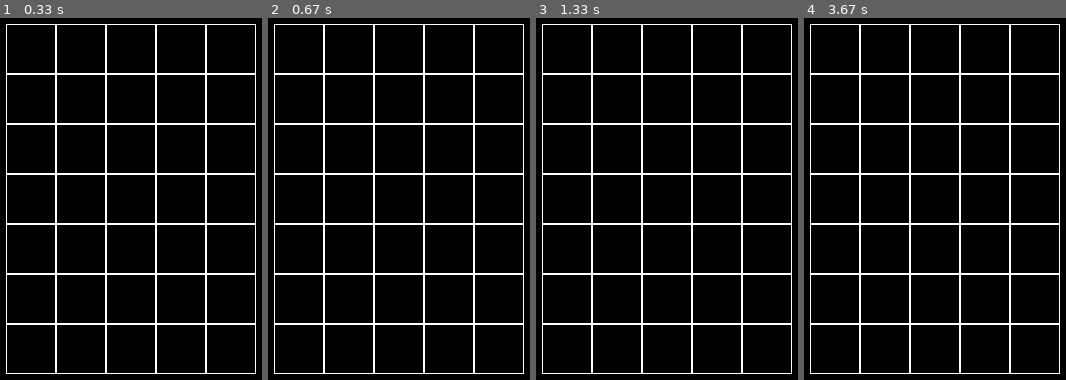
Above: before the commit, frames 1-4 (left to right).
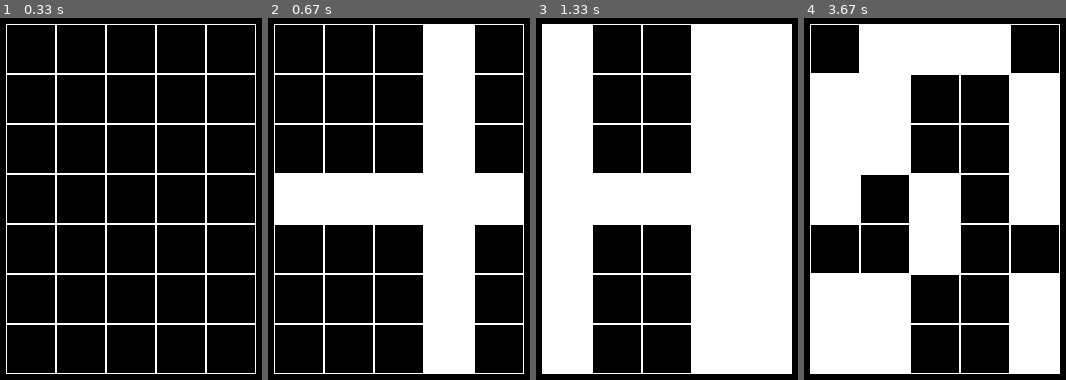
Above: after the commit, the same moments.

Repository: zinovieva-polina/yandex-liceum-irk_2020-2022
Game: pygame game, started from Roma/1.py
Two runs of this game, one before a commit and one after it. Both use one fixed random seed, a clock stepped at 60 frames per second and the inputs below.
Inputs (mouse positions are in pixels of both pictures, inside the frame that each line leads up to):
- Up to frame 1 (0.33 s): no input
- Up to frame 2 (0.67 s): click (425, 173) at 0.38 s
- Up to frame 3 (1.33 s): click (572, 177) at 0.72 s; click (750, 217) at 1.05 s
- Up to frame 4 (3.67 s): click (843, 75) at 1.38 s; click (966, 227) at 1.72 s; click (887, 72) at 2.05 s; click (814, 75) at 3.55 s

Frame 1 is identical in both runs. In frame 2, 27% of the frame differs, in the area x 2-98%, y 1-99%; in frame 3, 56%; in frame 4, 46%.

Commit message:
Third lesson "Клетчатое поле"

Diff:
--- a/Roma/1.py
+++ b/Roma/1.py
@@ -19,8 +19,14 @@
         self.cell_size = cell_size
 
     def render(self, screen):
+        colors = (pygame.Color(0, 0, 0), pygame.Color(255, 255, 255))
         for y in range(self.height):
             for x in range(self.width):
+                pygame.draw.rect(
+                    screen,
+                    colors[self.board[y][x]],
+                    (x * self.cell_size + self.left, y * self.cell_size + self.top, self.cell_size, self.cell_size)
+                )
                 pygame.draw.rect(
                     screen,
                     pygame.Color(255, 255, 255),
@@ -33,7 +39,11 @@
         self.on_click(pos)
 
     def on_click(self, cell_coords):
-        print(cell_coords)
+        if cell_coords:
+            x, y = cell_coords
+            self.board[y] = [not i for i in self.board[y]]
+            self.board = [[not i[j] if j == x else i[j] for j in range(len(i))] for i in self.board]
+            self.board[y][x] = not self.board[y][x]
 
     def get_cell(self, mouse_pos):
         cell_x = (mouse_pos[0] - self.left) // self.cell_size
Not shown, changed: .gitignore
